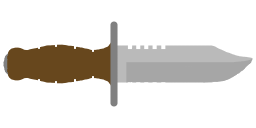
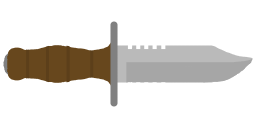
Two versions of the same layered image (w=256, h=128). Layer-by-layer changes:
pixels changed over [25, 44, 95, 84] (layer not identified)
